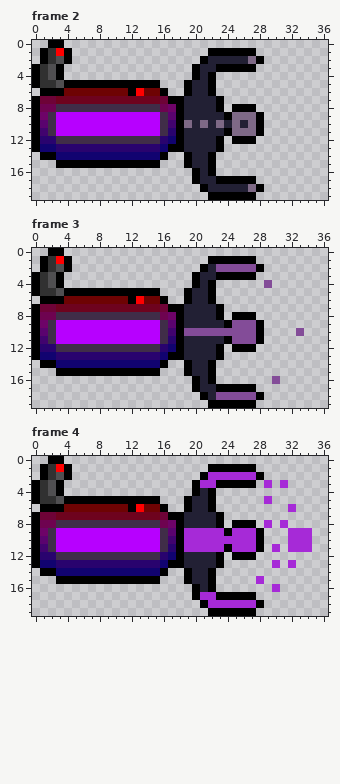
Two versions of one pixel-art file, Projetasso/Code Wars 2 - The Offline Server/new_sprites._/em_construçao/armas/laser_arm..aseprite. The first picture shows the starting point.
37x20 pixels, 22 frames. Colours within 5 levels of each other are drawn and written as one. Shown: frame 2, frame 3, frame 4. The commit also changed other frames, which this record leaves out.
Once edited:
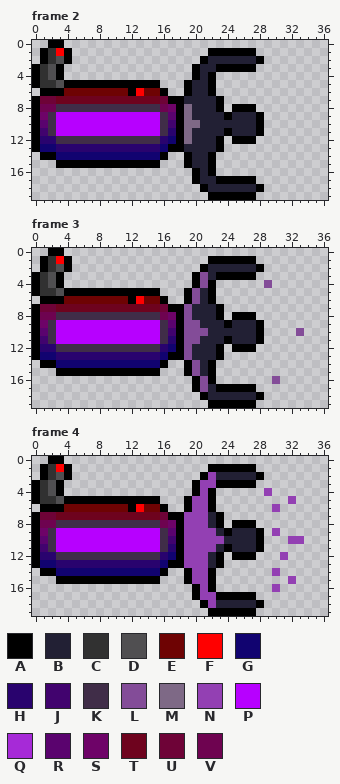
Palette (. is transparent): A #000000  B #222034  C #313131  D #504f51  E #6e0303  F #ff0000  G #110370  H #29036e  J #41036e  K #402d48  L #834c98  M #7e6986  N #9340b3  P #b700ff  Q #a62ad7  R #5a036e  S #6e0368  T #6e031e  U #6e0337  V #6e0350
What changed:
Frame 2:
Colour M becomes colour B in row 2 at x 27; in row 9 at x 25 to 27; in row 10 at x 21, 23, 25 and 27; in row 11 at x 25 to 27; in row 18 at x 27.
Colour B becomes colour M in rows 8 to 9 at x 19; in row 10 at x 20; in rows 11 to 12 at x 19.
Frame 3:
Colour L becomes colour B in row 2 at x 23 to 27; in row 9 at x 25 to 27; in row 10 at x 22 to 27; in row 11 at x 25 to 27; in row 18 at x 23 to 27.
Colour B becomes colour L in rows 3 to 4 at x 21; in rows 5 to 6 at x 20; in rows 7 to 8 at x 19; in row 9 at x 19 to 20; in row 11 at x 19 to 20; in rows 12 to 13 at x 19.
Colour B becomes colour L in rows 14 to 15 at x 20; in rows 16 to 17 at x 21.
Frame 4:
Colour Q becomes colour B in row 2 at x 23 to 27; in row 9 at x 23 and 25 to 27; in row 10 at x 24 to 27; in row 11 at x 23 and 25 to 27; in row 18 at x 23 to 27.
The author put colour N in row 4 at x 29; in row 5 at x 32; in row 6 at x 30; in row 9 at x 30; in row 12 at x 31; in row 14 at x 30.
The author put colour N in row 15 at x 32.
Colour B becomes colour N in row 4 at x 21; in rows 5 to 6 at x 20 to 21; in rows 7 to 8 at x 19 to 21; in rows 12 to 13 at x 19 to 21; in rows 14 to 15 at x 20 to 21; in row 16 at x 21.
Colour Q becomes colour N in row 2 at x 22; in row 3 at x 21 to 22; in row 9 at x 19 to 22; in row 10 at x 19 to 23 and 32 to 33; in row 11 at x 19 to 22; in row 16 at x 30.
Colour Q becomes colour N in row 17 at x 21 to 22; in row 18 at x 22.
Colour Q is gone in row 3 at x 29 and 31; in row 5 at x 29; in row 6 at x 32; in row 8 at x 29 and 31; in row 9 at x 32 to 34; in row 10 at x 34.
Colour Q is gone in row 11 at x 30 and 32 to 34; in row 13 at x 30 and 32; in row 15 at x 28.
